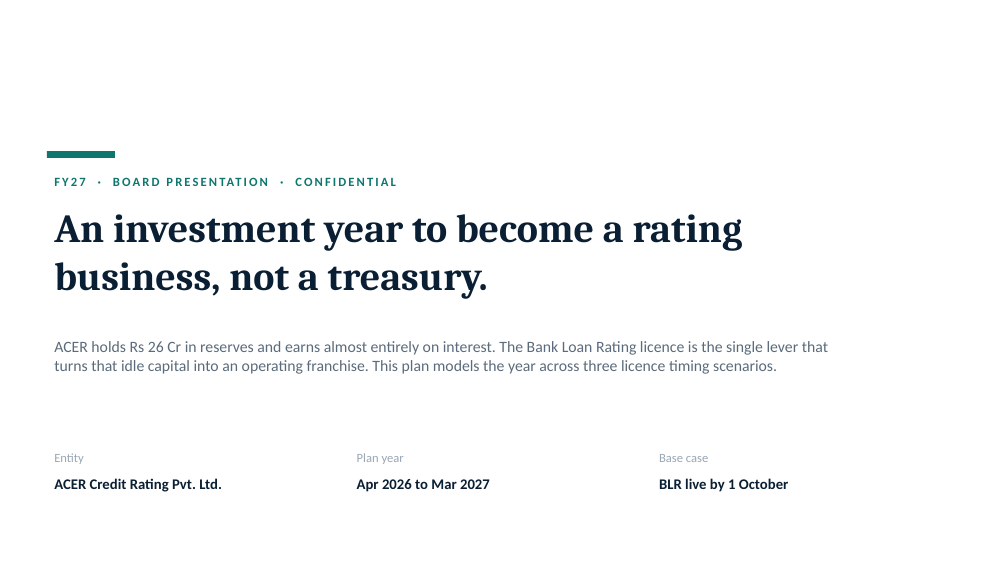
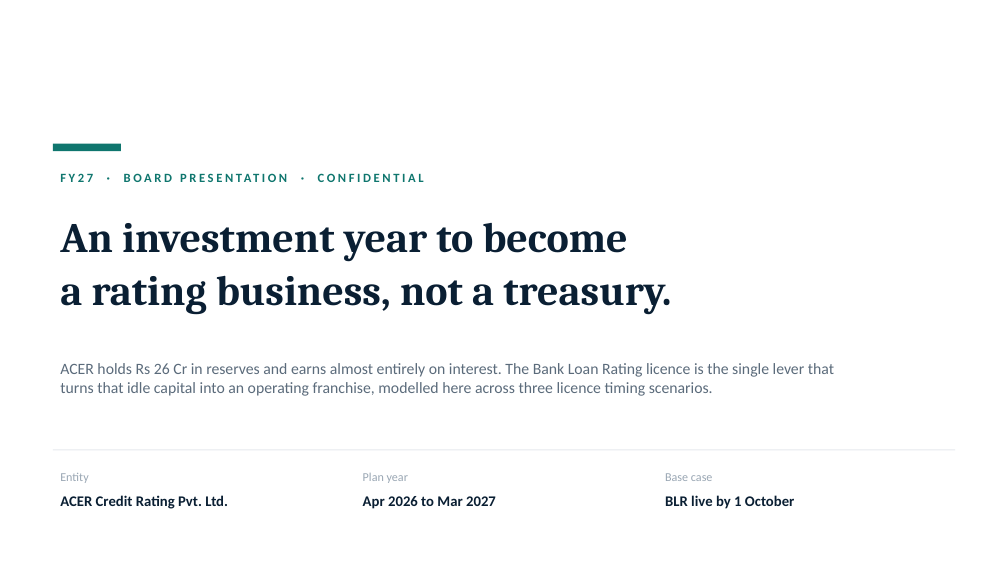
Before and after one commit to acer-developer/AOP, a slide deck: slide 1 of board/AOP_board_presentation.pptx. Drawn at 1008x567 pixels with LibreOffice and Linux fonts; fonts in the diff are those of the drawing. Boxes give left, top, right and bottom in pixels: in the first picture for what was removed or moved away, otherwise in the second. Text is boxed around its words. In the diff, an @@ line names an element or a change of style, - is before the commit and + after.

Commit message:
Premium light-theme PPT (cover, act dividers, footers, takeaways) + CRA market-share pie
PPT rebuilt BCG/McKinsey style on white: clean cover, light act dividers with oversized section numbers, consistent header/footer with page numbers, takeaway callout bars, refined charts. Added a CRA market-share pie (entire ~Rs 2,000 Cr market by agency) with where ACER concentrates, on both web page and PPT.

```diff
--- a/board/AOP_board_presentation.pptx
+++ b/board/AOP_board_presentation.pptx
@@ rectangle: place and size @@
-rectangle at <box>47,151,115,158</box>
+rectangle at <box>53,144,121,151</box>
@@ text "FY27 · BOARD PRESENTATION · ..." at <box>60,173,424,182</box>: letter spacing 2 to 2.5 pt @@
@@ text at <box>60,223,671,315</box>: text changed; size 38 to 40 pt @@
-An investment year to become a rating business, not a treasury.
+An investment year to become
+a rating business, not a treasury.
@@ text at <box>60,363,834,396</box>: text changed @@
-ACER holds Rs 26 Cr in reserves and earns almost entirely on interest. The Bank Loan Rating licence is the single lever that turns that idle capital into an operating franchise. This plan models the year across three licence timing scenarios.
+ACER holds Rs 26 Cr in reserves and earns almost entirely on interest. The Bank Loan Rating licence is the single lever that turns that idle capital into an operating franchise, modelled here across three licence timing scenarios.
@@ line added from (53, 450) to (955, 450), #E6E9EE 1 pt @@
@@ 3 texts: place and size @@
-3 texts at <box>54,453,708,464</box>
+3 texts at <box>60,473,713,483</box>
@@ size 12 to 11.5 pt in 3 elements at <box>60,473,88,483</box>, <box>363,473,408,483</box>, <box>665,473,713,481</box> @@
@@ 3 texts: place and size @@
-3 texts at <box>54,478,789,492</box>
+3 texts at <box>60,495,795,509</box>
```
Also in this commit, not shown: 13 other slides changed, 4 slides added, 1 slide removed, 1 other file.
